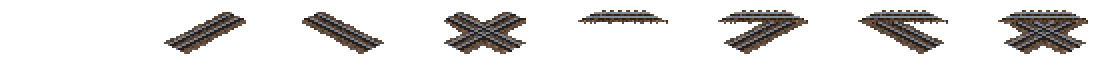
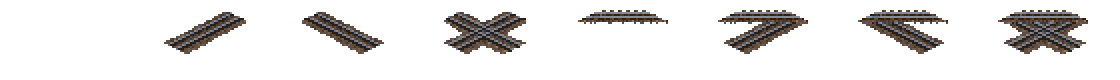
Layers edited between the first and the second 1120 x 80 image:
painted on "Layer 3" over [654,14,1078,16]
